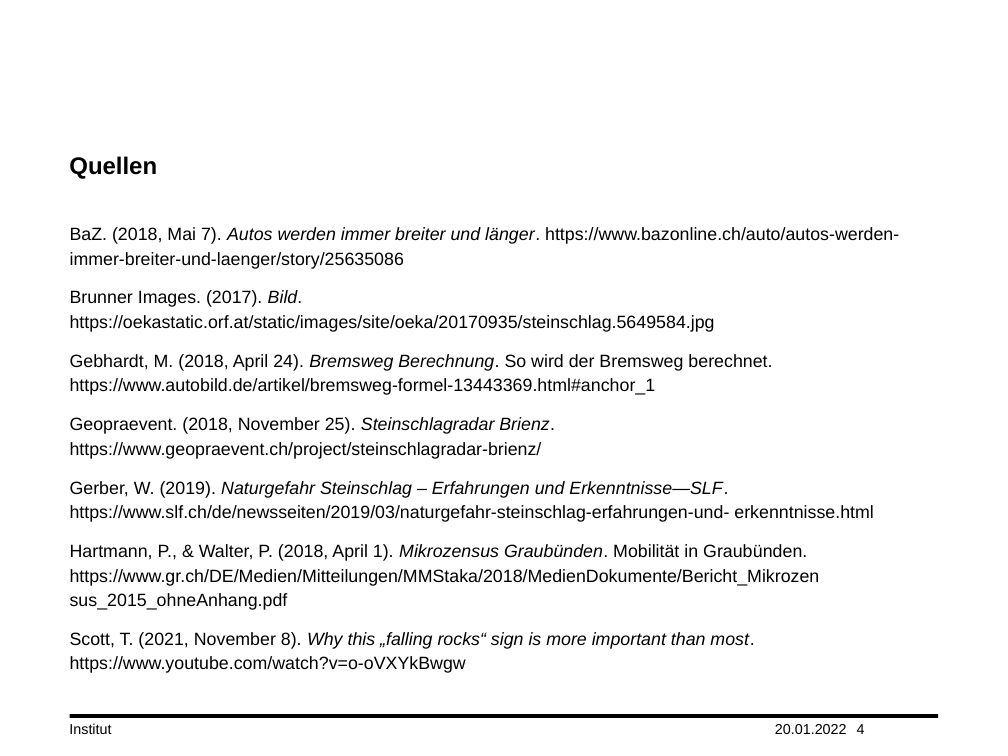
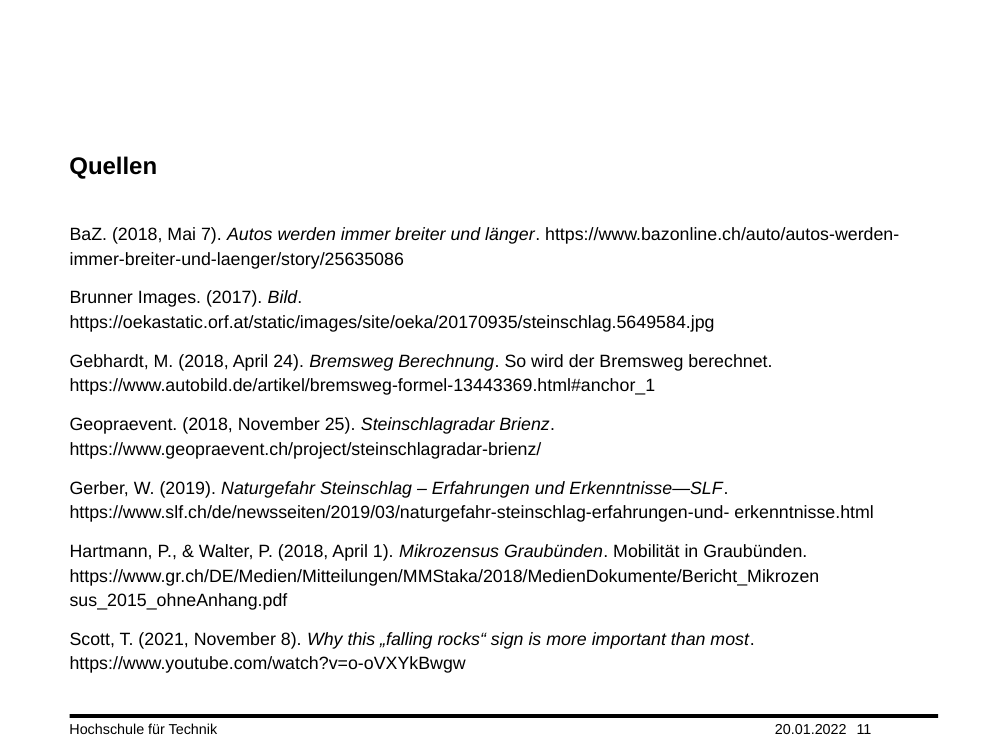
Before and after one commit to tmandelz/Steinschlag-Wahrscheinlichkeit, a slide deck: slide 11 of Präsentation/Vorgehen.pptx (slide 4 before the commit). Drawn at 1008x756 pixels with LibreOffice and Linux fonts; fonts in the diff are those of the drawing; background and template pictures are left out. Boxes give left, top, right and bottom in pixels: in the first picture for what was removed or moved away, otherwise in the second. Text is boxed around its words. In the diff, an @@ line names an element or a change of style, - is before the commit and + after.

```diff
--- a/Präsentation/Vorgehen.pptx
+++ b/Präsentation/Vorgehen.pptx
@@ text at (x1=69, y1=723, x2=218, y2=734): text changed @@
-Institut
+Hochschule für Technik
@@ page number at (x1=857, y1=724, x2=872, y2=734): text changed @@
-4
+11
```
Also in this commit, not shown: 3 other slides changed, 7 slides added, 1 slide removed.
